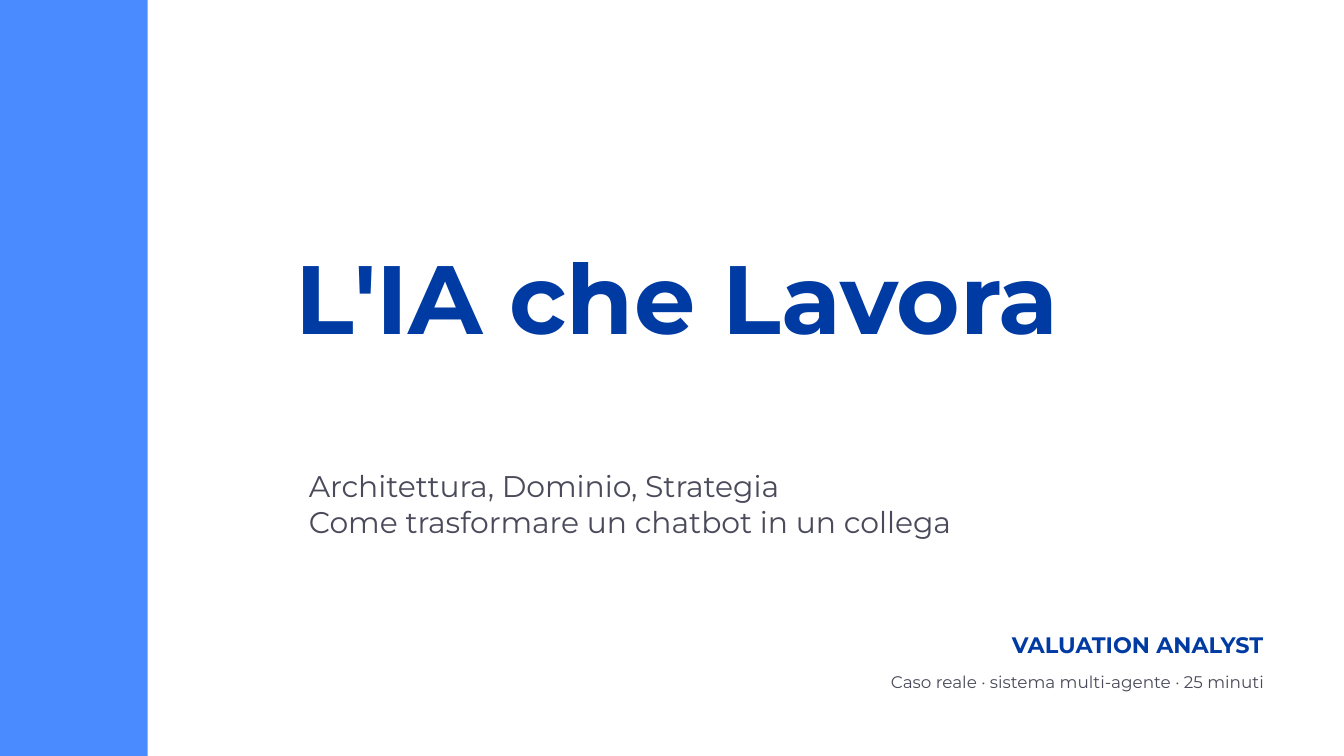
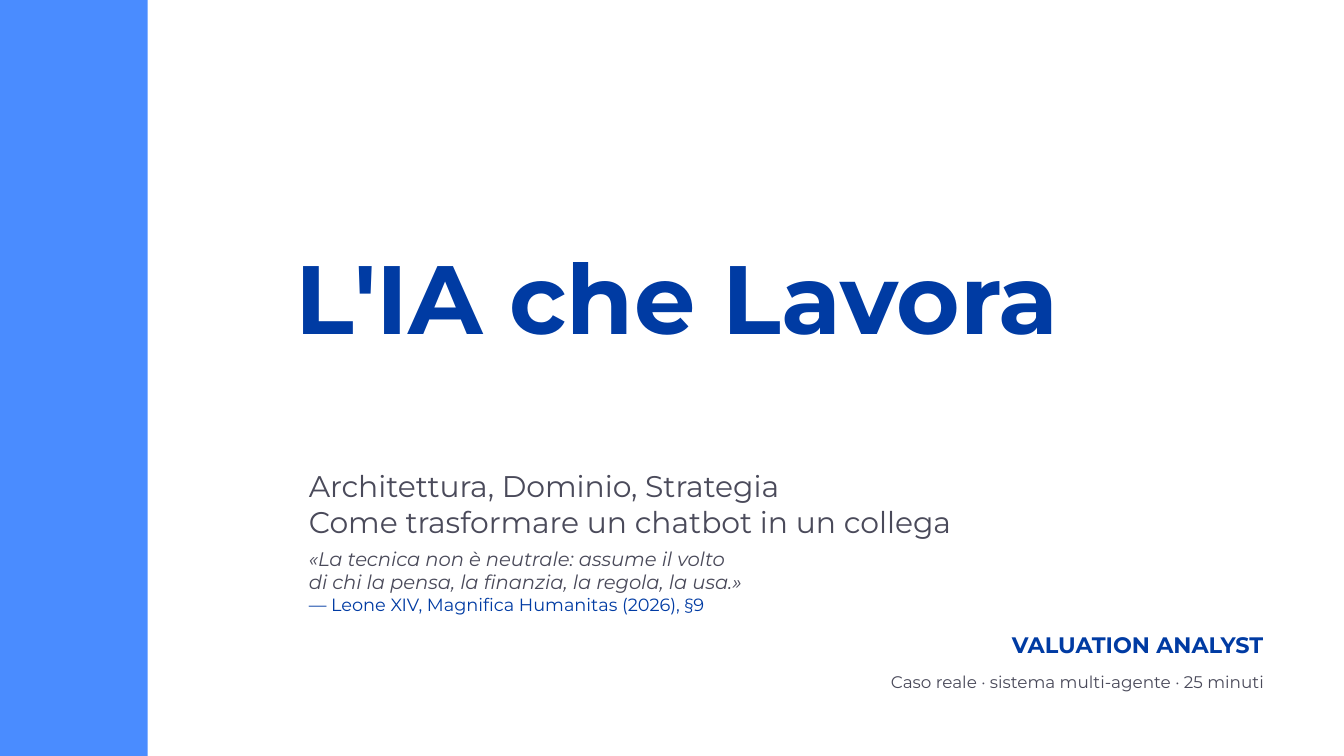
Before and after one commit to ssimoncini/valuation_analyst, a slide deck: slide 1 of output/presentazione_ia_produttiva.pptx. Drawn at 1344x756 pixels with LibreOffice and Linux fonts; fonts in the diff are those of the drawing. Boxes give left, top, right and bottom in pixels: in the first picture for what was removed or moved away, otherwise in the second. Text is boxed around its words. In the diff, an @@ line names an element or a change of style, - is before the commit and + after.

```diff
--- a/output/presentazione_ia_produttiva.pptx
+++ b/output/presentazione_ia_produttiva.pptx
@@ text added at bbox=[309, 551, 741, 615], 10.5 pt, text #4A4A5A, italic @@
+«La tecnica non è neutrale: assume il volto
+di chi la pensa, la finanzia, la regola, la usa.»
+— Leone XIV, Magnifica Humanitas (2026), §9
```
Also in this commit, not shown: 1 slide added, 8 other files.
